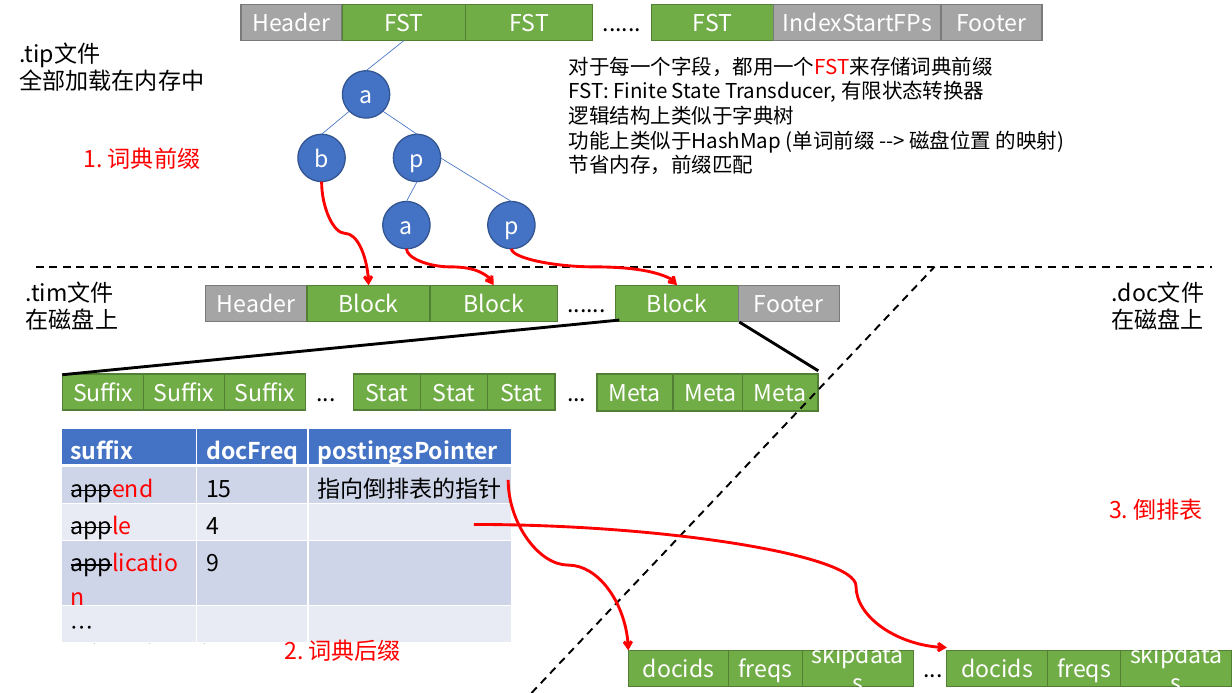
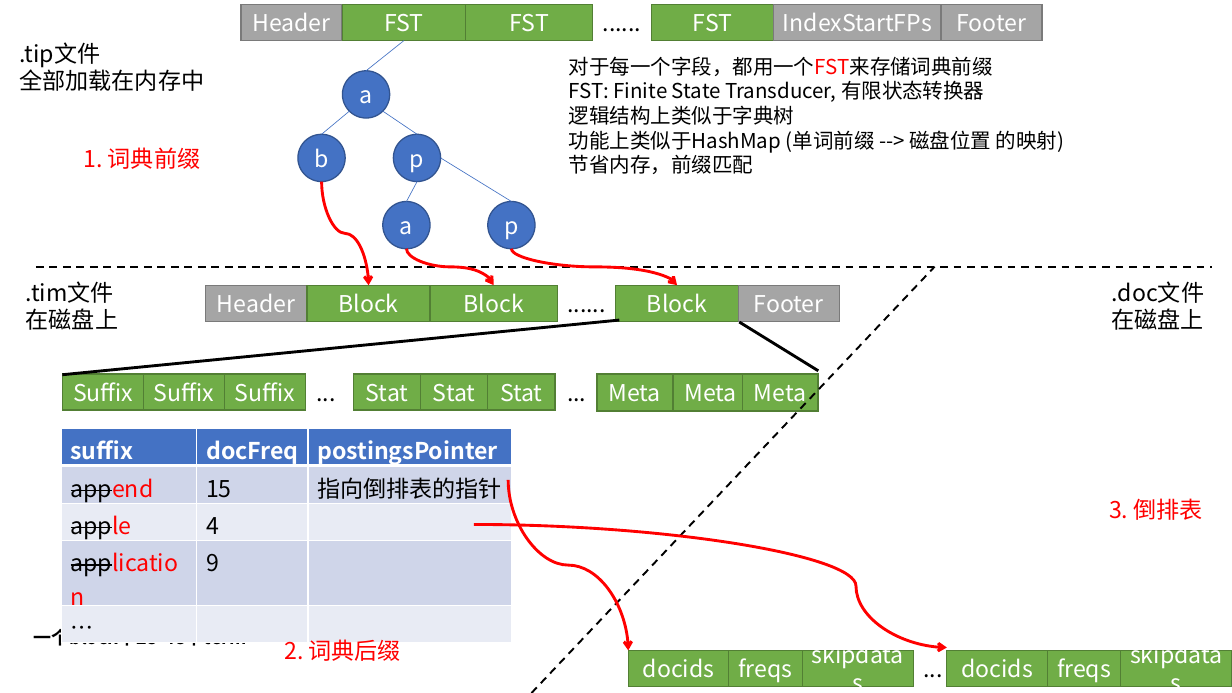
Before and after one commit to zouxiang1993/lucene-8.0.0, a slide deck: slide 14 of core/notes/lucene/codec/索引文件格式/Lucene索引文件.pptx. Drawn at 1232x693 pixels with LibreOffice and Linux fonts; fonts in the diff are those of the drawing. Boxes give left, top, right and bottom in pixels: in the first picture for what was removed or moved away, otherwise in the second. Text is boxed around its words. In the diff, an @@ line names an element or a change of style, - is before the commit and + after.

```diff
--- a/core/notes/lucene/codec/索引文件格式/Lucene索引文件.pptx
+++ b/core/notes/lucene/codec/索引文件格式/Lucene索引文件.pptx
@@ text "一个block中25-48个term": place and size @@
-text "一个block中25-48个term" at <box>71,626,246,644</box>
+text "一个block中25-48个term" at <box>34,626,247,646</box>
@@ text "一个block中25-48个term" at <box>34,626,247,646</box>: size 12 to 14 pt, bold on @@
```
Also in this commit, not shown: 4 other files.
